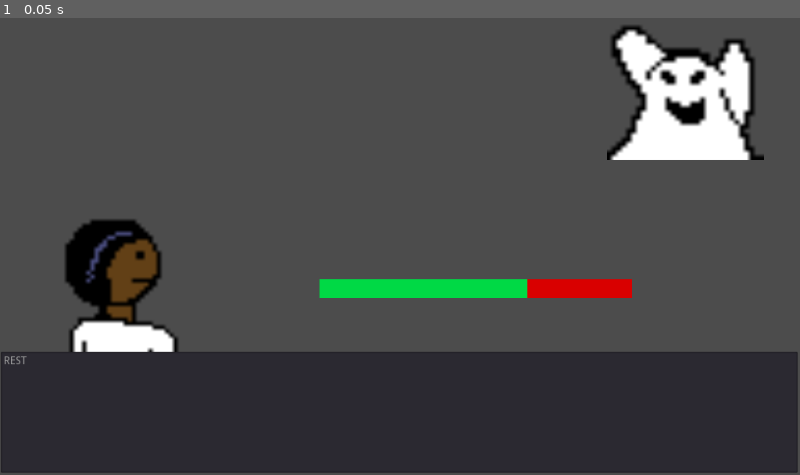
Above: before the commit, frame 1.
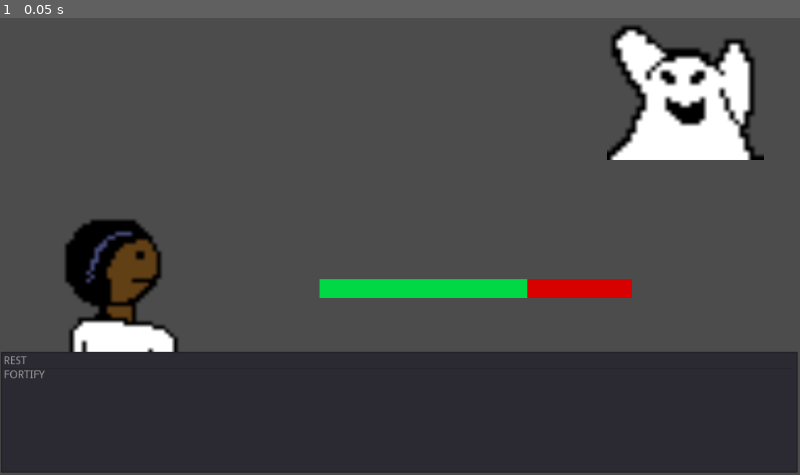
Above: after the commit, the same moment.

Repository: MattRC7/SpecterGame
Game: Godot game, scene res://Battle.tscn
The game is run twice, just before and just after one commit, with the same random seed, the same clock (stepped at 60 frames per second) and the same inputs.
Inputs:
- Up to frame 1 (0.05 s): no input

The runs differ from the first frame. In frame 1, less than 0.1% of the frame differs, in the area x 0-6%, y 77-79%.

Commit message:
Implemented Fortify!

Diff:
--- a/Battle.tscn
+++ b/Battle.tscn
@@ -23,6 +23,22 @@
 "transitions": PoolRealArray( 1, 1, 1 ),
 "update": 0,
 "values": [ Vector2( 0, 0 ), Vector2( -20, 0 ), Vector2( 0, 0 ) ]
+}
+
+[sub_resource type="Animation" id=4]
+resource_name = "fortify"
+length = 0.8
+tracks/0/type = "value"
+tracks/0/path = NodePath("Sprite:modulate")
+tracks/0/interp = 1
+tracks/0/loop_wrap = true
+tracks/0/imported = false
+tracks/0/enabled = true
+tracks/0/keys = {
+"times": PoolRealArray( 0, 0.2, 0.4, 0.6, 0.8 ),
+"transitions": PoolRealArray( 1, 1, 1, 1, 1 ),
+"update": 0,
+"values": [ Color( 1, 1, 1, 1 ), Color( 0.45098, 1, 0.52549, 1 ), Color( 1, 1, 1, 1 ), Color( 0.45098, 1, 0.52549, 1 ), Color( 1, 1, 1, 1 ) ]
 }
 
 [sub_resource type="Animation" id=2]
@@ -79,6 +95,7 @@
 texture = ExtResource( 1 )
 
 [node name="AnimationPlayer" type="AnimationPlayer" parent="Player"]
+anims/fortify = SubResource( 4 )
 anims/rest = SubResource( 2 )
 anims/take_damage = SubResource( 3 )
 
--- a/BattleConductor.gd
+++ b/BattleConductor.gd
@@ -19,14 +19,19 @@
 
 	wait = player.take_damage()
 	if wait is GDScriptFunctionState: yield(wait, "completed")
-
 	wait = gui_manager.update_life_force(player.get_health())
 	if wait is GDScriptFunctionState: yield(wait, "completed")
 
-	wait = player.rest()
-	if wait is GDScriptFunctionState: yield(wait,"completed")
-
-	wait = gui_manager.update_life_force(player.get_health())
-	if wait is GDScriptFunctionState: yield(wait, "completed")
+	match action:
+		"REST":
+			wait = player.rest()
+			if wait is GDScriptFunctionState: yield(wait,"completed")
+			wait = gui_manager.update_life_force(player.get_health())
+			if wait is GDScriptFunctionState: yield(wait, "completed")
+		"FORTIFY":
+			wait = player.fortify()
+			if wait is GDScriptFunctionState: yield(wait, "completed")
+			wait = gui_manager.update_life_force(player.get_health())
+			if wait is GDScriptFunctionState: yield(wait, "completed")
 
 	self.emit_signal("request_action")
--- a/Player.gd
+++ b/Player.gd
@@ -7,13 +7,9 @@
 onready var specter = get_node("Specter")
 
 func change_health(delta):
-	var new_life_force = life_force + delta
-	if (delta >= 0):
-		life_force = min(MAX_LIFE_FORCE, new_life_force)
-		return max(0, new_life_force - MAX_LIFE_FORCE)
-	else:
-		life_force = max(0, new_life_force)
-		return min(0, new_life_force)
+	var old_life_force = life_force
+	life_force = max(0, min(MAX_LIFE_FORCE, life_force + delta))
+	return life_force - old_life_force
 
 func get_health():
 	return { "player": life_force, "specter": specter.life_force }
@@ -23,11 +19,17 @@
 	yield(animator,"animation_finished")
 	change_health(20)
 
+func fortify():
+	animator.play("fortify")
+	yield(animator,"animation_finished")
+	var delta = specter.change_health(life_force-1)
+	change_health(-delta)
+
 func take_damage():
 	animator.play("take_damage")
 	yield(animator,"animation_finished")
-	var remaining_damage = specter.change_health(-12)
-	change_health(remaining_damage * 2)
+	var delta = specter.change_health(-12)
+	change_health((-12-delta)*2)
 
 func attack():
 	animator.play("attack")
--- a/PlayerMenu.gd
+++ b/PlayerMenu.gd
@@ -5,6 +5,7 @@
 # Called when the node enters the scene tree for the first time.
 func _ready():
 	self.add_item("REST")
+	self.add_item("FORTIFY")
 
 func _on_Battle_request_action():
 	self.visible = true
--- a/Specter.gd
+++ b/Specter.gd
@@ -4,10 +4,6 @@
 var life_force = 40
 
 func change_health(delta):
-	var new_life_force = life_force + delta
-	if (delta >= 0):
-		life_force = min(MAX_LIFE_FORCE, new_life_force)
-		return max(0, new_life_force - MAX_LIFE_FORCE)
-	else:
-		life_force = max(0, new_life_force)
-		return min(0, new_life_force)
+	var old_life_force = life_force
+	life_force = max(0, min(MAX_LIFE_FORCE, life_force + delta))
+	return life_force - old_life_force
Not shown: 1 places in Battle.tscn that only renumber resources
